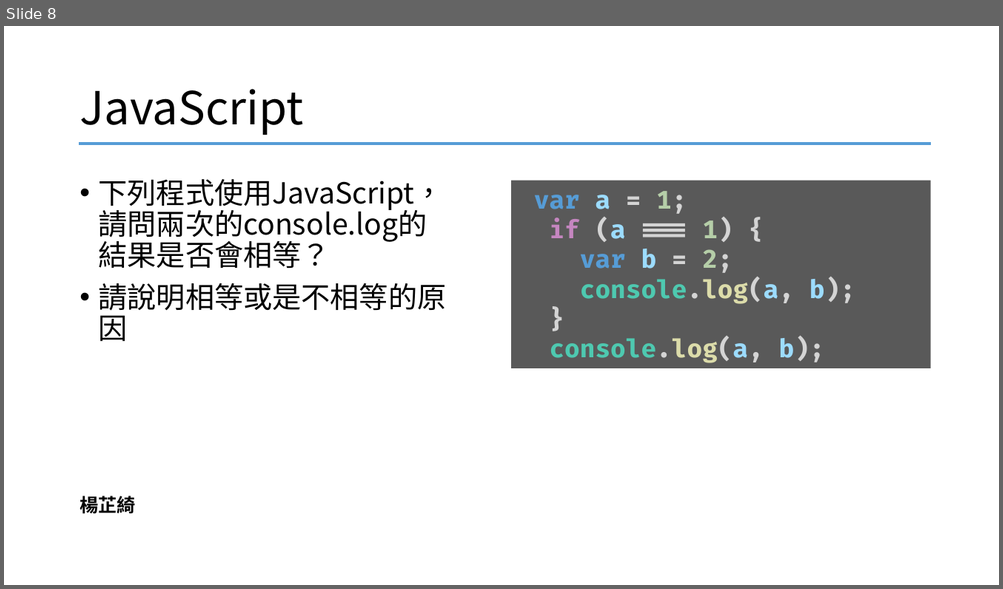
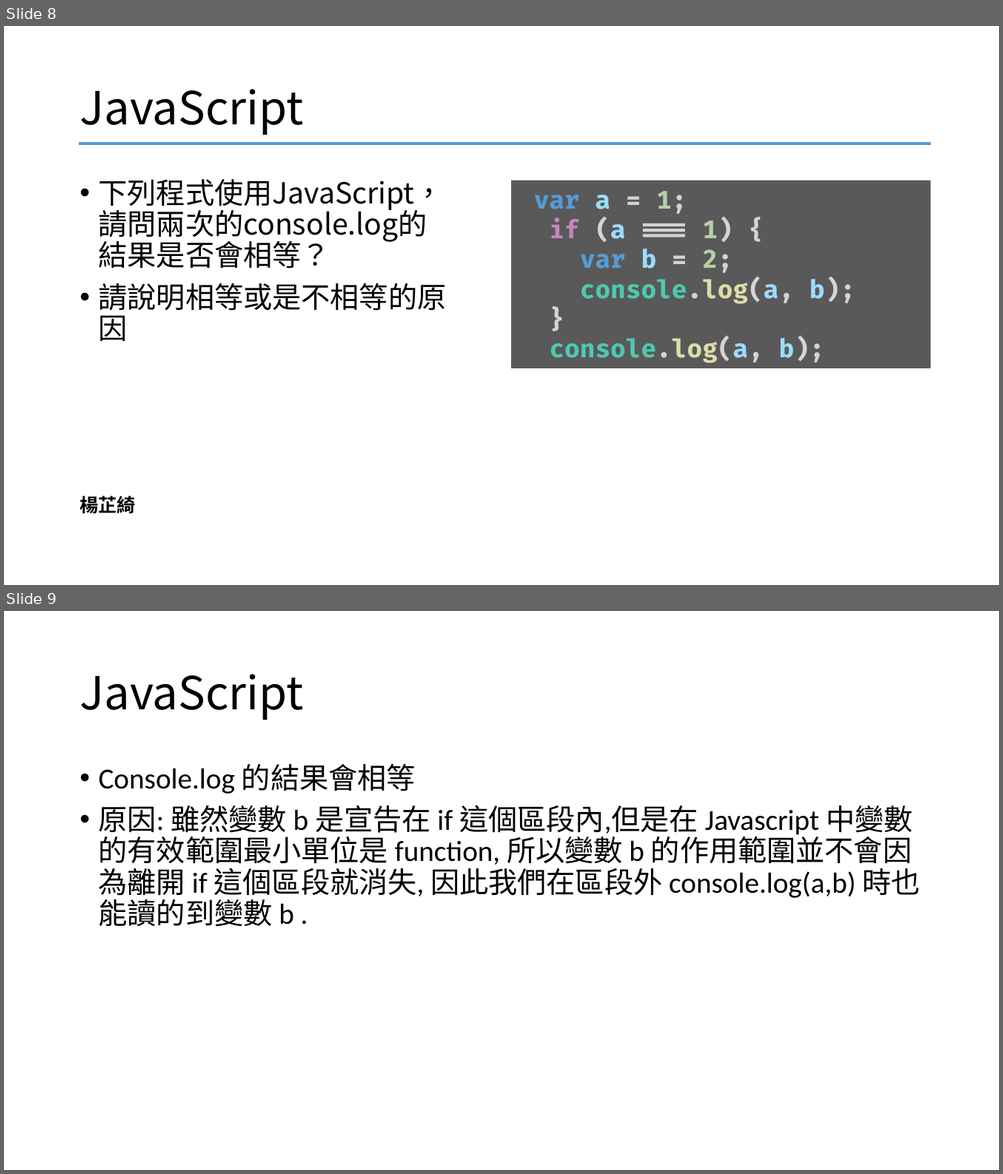
Before and after one commit to YangChihchi/Presentation_Questions, a slide deck: 測驗題.pptx. Shown one above the other, each under a label of ours: slide 8 before the commit, slides 8 and 9 after it. The pictures are 1003x589 and 1003x1174 pixels, drawn with LibreOffice and Linux fonts; fonts in the diff are those of the drawing. Boxes give left, top, right and bottom in pixels: in the first picture for what was removed or moved away, otherwise in the second. Text is boxed around its words. In the diff, an @@ line names an element or a change of style, - is before the commit and + after.

```diff
--- a/測驗題.pptx
+++ b/測驗題.pptx
@@ slide 9 added at (4, 611, 999, 1170), background #FFFFFF @@
@@ title added at (79, 674, 303, 720), 44 pt, text #000000 @@
+JavaScript
@@ text added at (99, 764, 920, 927), 28 pt, text #000000 @@
+• Console.log 的結果會相等
+• 原因: 雖然變數 b 是宣告在 if 這個區段內,但是在 Javascript 中變數的有效範圍最小單位是 function, 所以變數 b 的作用範圍並不會因為離開 if 這個區段就消失, 因此我們在區段外 console.log(a,b) 時也能讀的到變數 b .
```
